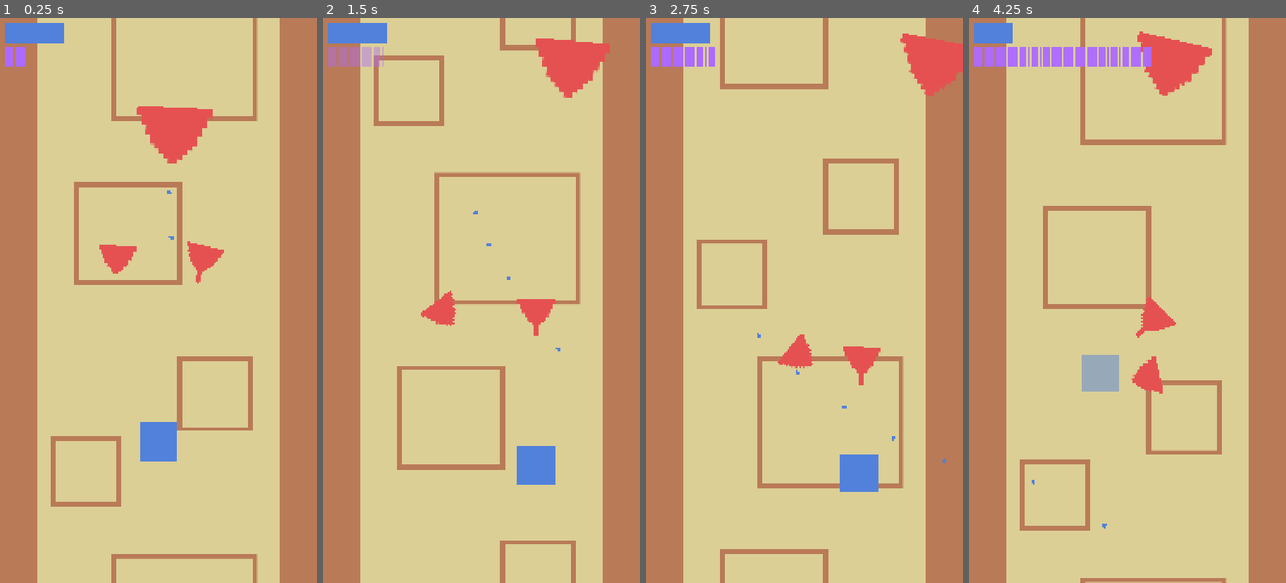
Above: before the commit, frames 1-4 (left to right).
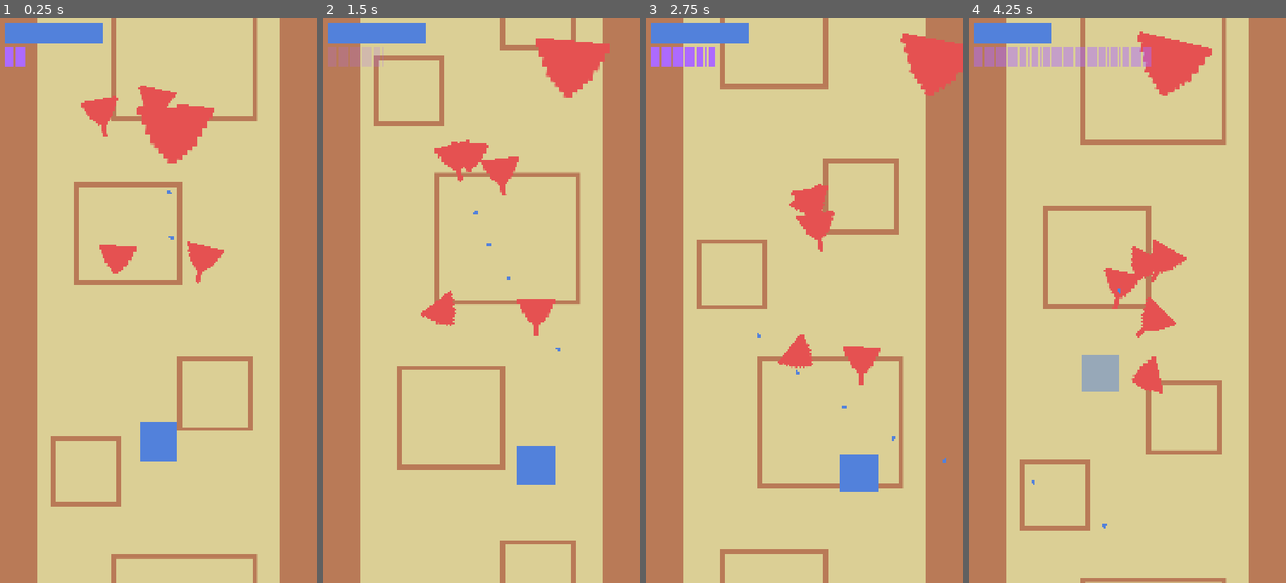
Above: after the commit, the same moments.

Repository: cormacoshaughnessey-maker/PanthersArcade
Game: Godot game, scene res://Scenes/game.tscn
The game is run twice, just before and just after one commit, with the same random seed, the same clock (stepped at 60 frames per second) and the same inputs.
Inputs:
- Up to frame 1 (0.25 s): no input
- Up to frame 2 (1.5 s): hold Right (right) 0.53-1.28 s; hold Space (rewind) 0.53-1.28 s; hold Down (down) from 1.28 s (still down); tap Space (rewind) at 1.35 s
- Up to frame 3 (2.75 s): release Down (down) at 2.03 s; hold Right (right) from 2.03 s (still down); hold Space (rewind) from 2.03 s (still down)
- Up to frame 4 (4.25 s): release Right (right) at 2.78 s; release Space (rewind) at 2.78 s; hold Up (up) 2.78-3.53 s; tap Space (rewind) at 2.85 s; hold Left (left) from 3.53 s (still down); hold Space (rewind) from 3.53 s (still down)

The runs differ from the first frame. In frame 1, 1.2% of the frame differs, in the area x 20-68%, y 0-21%; in frame 2, 1.9%; in frame 3, 1.3%; in frame 4, 3.1%, in the area x 1-69%, y 0-52%.

Commit message:
Add Font
I found and added a pixelated font to the project, and also made it the default font. If/when we use text for any UI elements, we won't need to go looking for a good font.

Diff:
--- a/panthers-arcade-game/Scenes/game.tscn
+++ b/panthers-arcade-game/Scenes/game.tscn
@@ -55,6 +55,15 @@
 z_index = 10
 position = Vector2(680, 800)
 
+[node name="RangedEnemy2" parent="Enemies" unique_id=1792074240 instance=ExtResource("4_3dryh")]
+position = Vector2(674, 327)
+
+[node name="RangedEnemy3" parent="Enemies" unique_id=1066199954 instance=ExtResource("4_3dryh")]
+position = Vector2(326, 308)
+
+[node name="MeleeEnemy2" parent="Enemies" unique_id=821670863 instance=ExtResource("3_wrm1d")]
+position = Vector2(533, 267)
+
 [connection signal="body_entered" from="Enemies/MiniBoss" to="." method="_on_mini_boss_body_entered"]
 [connection signal="body_entered" from="Enemies/MeleeEnemy" to="." method="_on_melee_enemy_body_entered"]
 [connection signal="body_entered" from="Enemies/RangedEnemy" to="." method="_on_ranged_enemy_body_entered"]
--- a/panthers-arcade-game/Scripts/game.gd
+++ b/panthers-arcade-game/Scripts/game.gd
@@ -15,7 +15,7 @@
 
  # INFO: Function run only once when the game starts running
 func _ready():
-	lives = 3
+	lives = 5
 
 
  # INFO: functions for taking damage with collision
@@ -41,4 +41,7 @@
 func _physics_process(delta: float) -> void:
 	rewind_ui.fill_rewind_bar(player.rewind_data_length()/2)
 	rewind_cooldown_percentage = (1 - rewind_cooldown_timer.time_left/rewind_cooldown_timer.wait_time)
-	rewind_ui.modulate = Color(1.0, 1.0, 1.0, rewind_cooldown_percentage)
+	if rewind_cooldown_percentage != 1:
+		rewind_ui.modulate = Color(1.0, 1.0, 1.0, rewind_cooldown_percentage/2)
+	else:
+		rewind_ui.modulate = Color(1.0, 1.0, 1.0, 1.0)
--- a/panthers-arcade-game/project.godot
+++ b/panthers-arcade-game/project.godot
@@ -17,7 +17,7 @@
 config/name="Panthers Arcade Game"
 run/main_scene="uid://d3128wmakougd"
 config/features=PackedStringArray("4.6", "Forward Plus")
-config/icon="res://icon.svg"
+config/icon="res://Z - Other files/icon.svg"
 
 [display]
 
@@ -29,6 +29,10 @@
 
 player_attacks=""
 player_projections=""
+
+[gui]
+
+theme/custom_font="uid://qh5fftfnatcb"
 
 [input]
 
Binary file added: panthers-arcade-game/Assets/PixelatedFont.ttf
Not shown, added: panthers-arcade-game/Assets/PixelatedFont.ttf.import
Not shown, added: panthers-arcade-game/Z - Other files/OFL.txt
Renamed: panthers-arcade-game/icon.svg -> panthers-arcade-game/Z - Other files/icon.svg
Not shown, changed: panthers-arcade-game/Z - Other files/icon.svg.import
